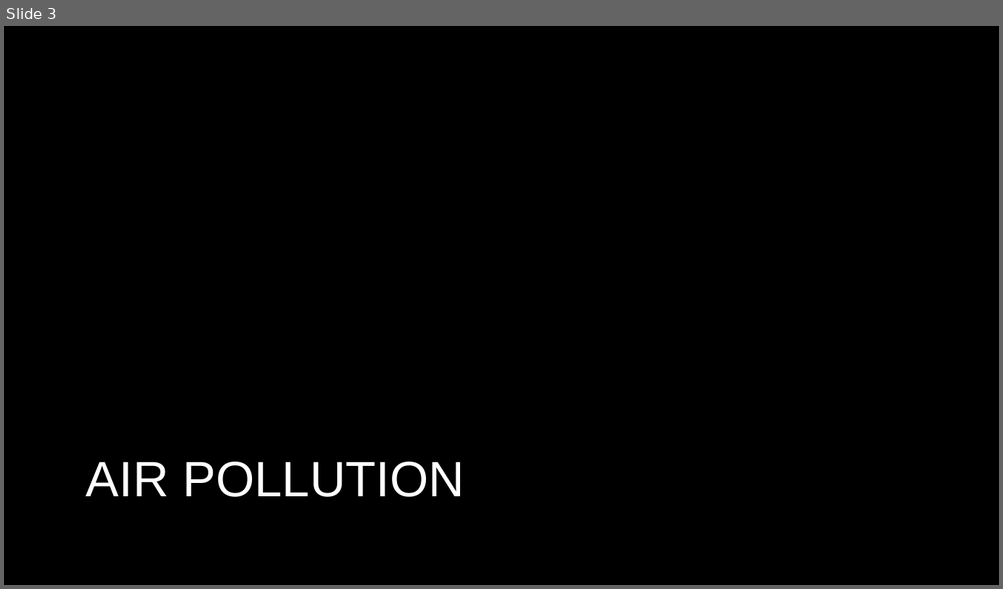
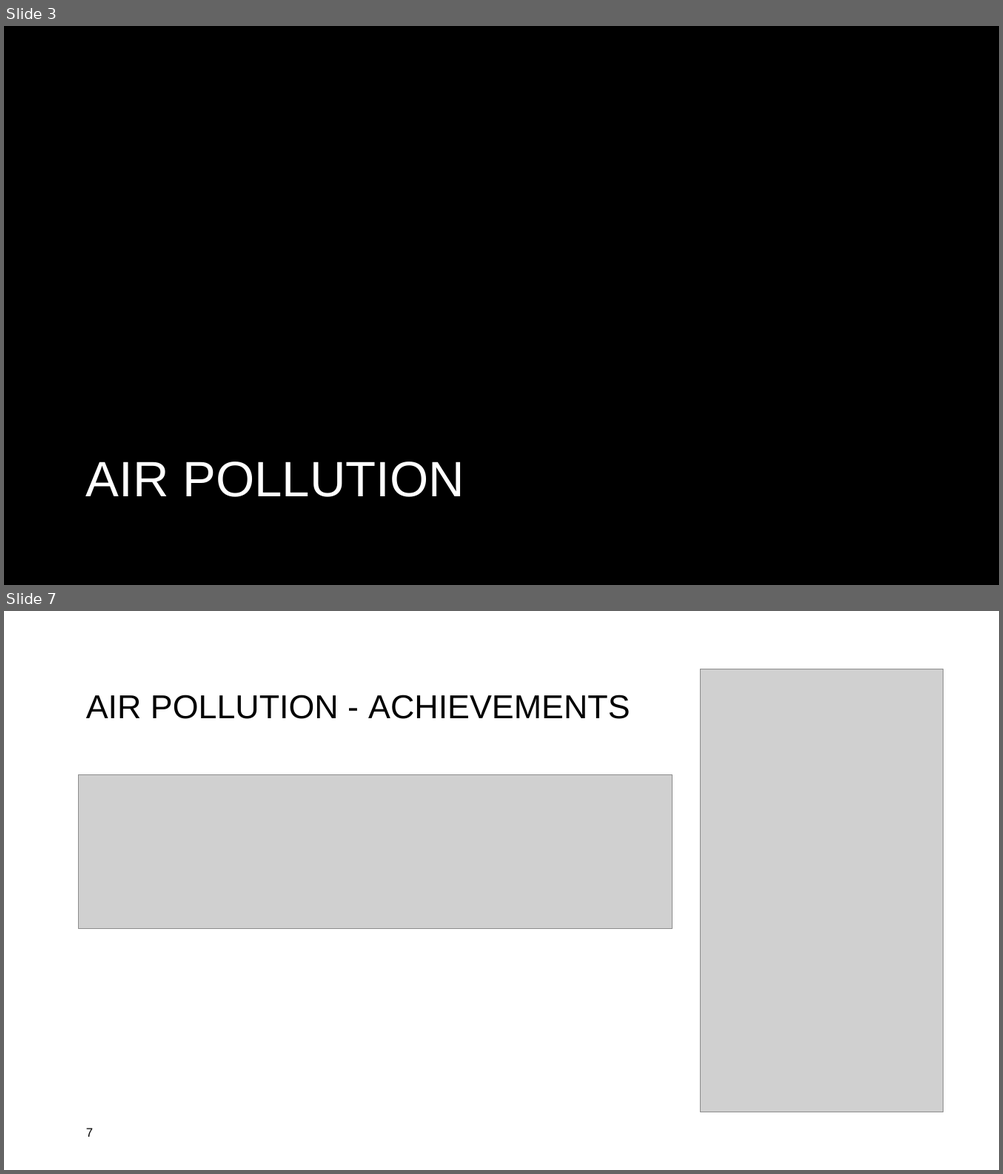
Before and after one commit to lennartklose96/DataScienceProject, a slide deck: Data-Science-Project2Präsi.pptx. Shown one above the other, each under a label of ours: slide 3 before the commit, slides 3 and 7 after it; the slides between them are not shown. The pictures are 1003x589 and 1003x1174 pixels, drawn with LibreOffice and Linux fonts; fonts in the diff are those of the drawing; grey boxes stand for pictures; background and template pictures are left out. Boxes give left, top, right and bottom in pixels: in the first picture for what was removed or moved away, otherwise in the second. Text is boxed around its words. In the diff, an @@ line names an element or a change of style, - is before the commit and + after.

```diff
--- a/Data-Science-Project2Präsi.pptx
+++ b/Data-Science-Project2Präsi.pptx
@@ slide 7 added at (4, 611, 999, 1170), background #FFFFFF @@
@@ picture added at (700, 669, 943, 1113) @@
@@ title added at (86, 695, 629, 719), 32 pt, text #000000 @@
+AIR POLLUTION - ACHIEVEMENTS
@@ picture added at (79, 775, 671, 929) @@
@@ page number added at (86, 1128, 93, 1137), 12 pt, text #000000 @@
+7
```
Also in this commit, not shown: 7 slides changed, 3 other slides added, 6 other files.
